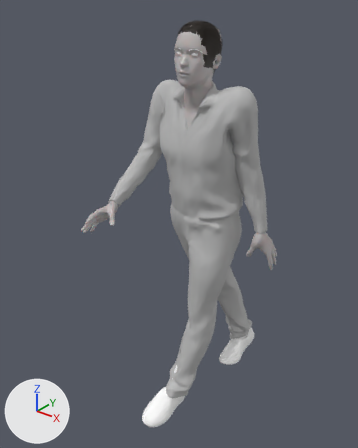
Two versions of the Blender file tools/blender-test/out/anim.blend, one commit apart.
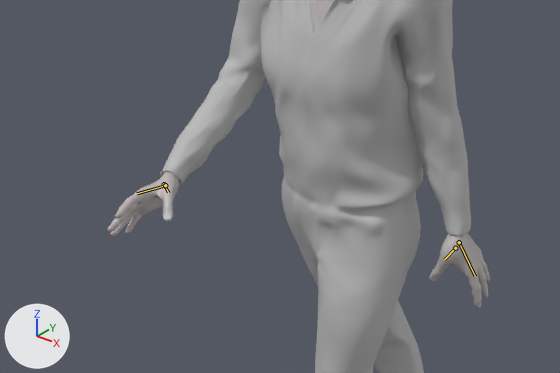
There are two pictures of each version: one whole from a 50 mm lens placed at (1.114, -1.76, 1.843), pointed at (-0.107, -0.233, 0.897), one close up on the part from 7% to 87% of the width and 25% to 68% of the height. The lights are fixed; the arrows at lower left show +X, +Y and +Z. The first two pictures are the older version. Both versions are drawn at frame 4 of the action 'Human.rigAction'; the numbers are the values there. The bones that change are drawn over the model as lines in the close-ups.

The first close-up shows 'Human', 'Human.male_casualsuit01'.
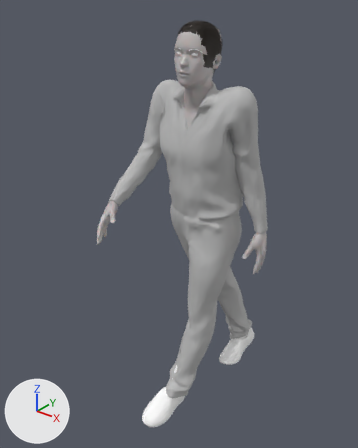
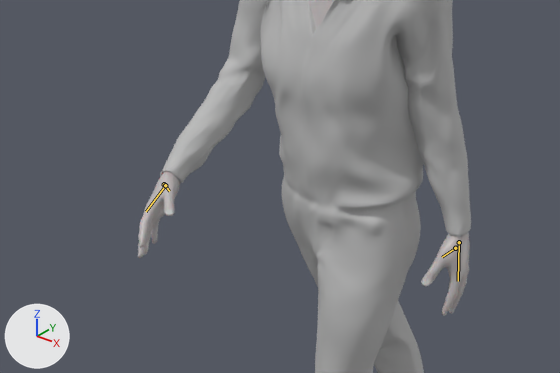
What the commit changed:
Bone 'LThumb' (bone_lthumb) turns from (38, -31, -38) to (0, 0, 0) degrees about its own x, y and z.
Bone 'LeftFingerBase' (bone_leftfingerbase) turns from (-13, 7, -29) to (0, 0, 0) degrees about its own x, y and z.
Bone 'RThumb' (bone_rthumb) turns from (6, 7, 6) to (0, 0, 0) degrees about its own x, y and z.
Bone 'RightFingerBase' (bone_rightfingerbase) turns from (-29, -10, -9) to (0, 0, 0) degrees about its own x, y and z.

Where the change shows, as pixel boxes (x1, y1, x2, y2) in the close-ups (560 x 373 px):
'Human', posed: before (107, 0, 490, 308); after (138, 0, 470, 316)
bone 'LThumb', root to tip: before (455, 248) to (444, 259); after (455, 248) to (442, 257)
bone 'LeftFingerBase', root to tip: before (459, 242) to (475, 276); after (459, 242) to (458, 281)
bone 'RThumb', root to tip: before (164, 184) to (168, 192); after (164, 184) to (169, 191)
bone 'RightFingerBase', root to tip: before (165, 185) to (137, 193); after (165, 185) to (146, 211)
